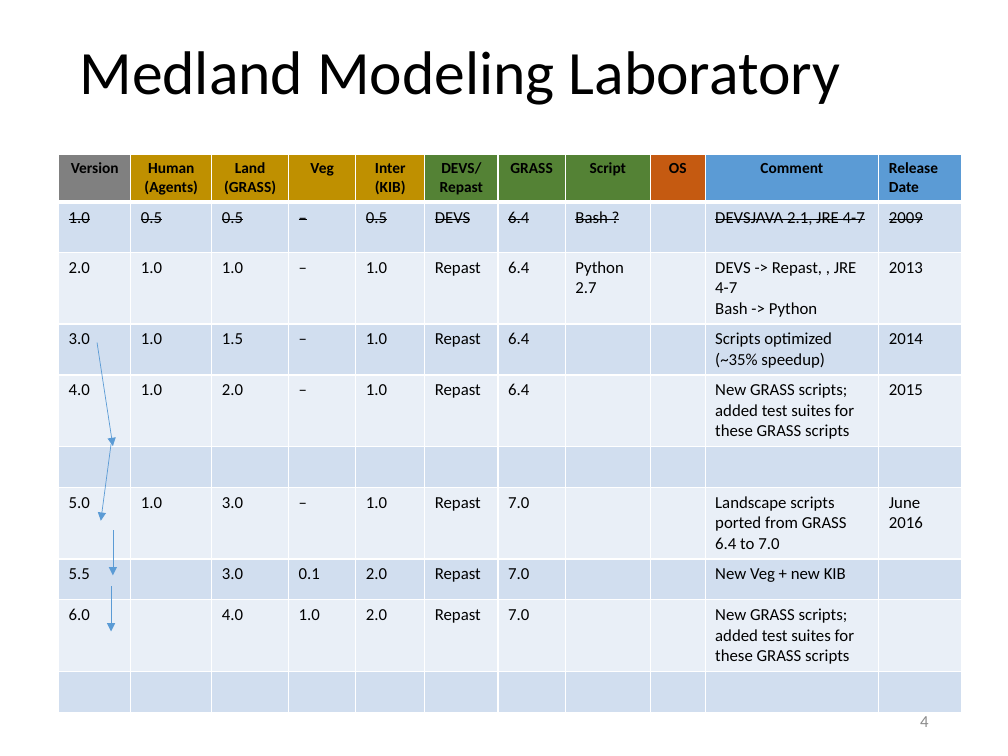
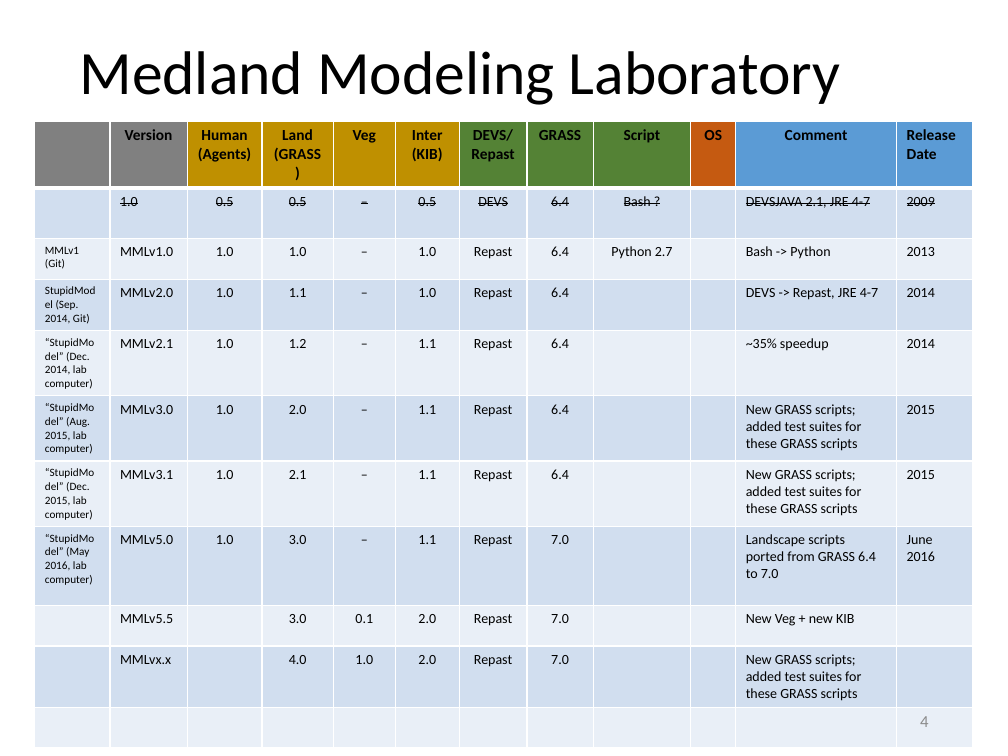
Before and after one commit to waboyd/MMLVersionChart, a slide deck: slide 4 of MDH.pptx. Drawn at 1008x756 pixels with LibreOffice and Linux fonts; fonts in the diff are those of the drawing. Boxes give left, top, right and bottom in pixels: in the first picture for what was removed or moved away, otherwise in the second. Text is boxed around its words. In the diff, an @@ line names an element or a change of style, - is before the commit and + after.

Commit message:
Add files via upload
This is the correct updated blueprint design for versioning MML

```diff
--- a/MDH.pptx
+++ b/MDH.pptx
@@ table at [35, 121, 976, 739] @@
-Version | Human (Agents) | Land / (GRASS) | Veg | Inter (KIB) | DEVS/ Repast | GRASS | Script | OS | Comment | Release / Date
-1.0 | 0.5 | 0.5 | – | 0.5 | DEVS | 6.4 | Bash ? |  | DEVSJAVA 2.1, JRE 4-7 | 2009
-2.0 | 1.0 | 1.0 | – | 1.0 | Repast | 6.4 | Python 2.7 |  | DEVS -> Repast, , JRE 4-7 / Bash -> Python | 2013
-3.0 | 1.0 | 1.5 | – | 1.0 | Repast | 6.4 |  |  | Scripts optimized (~35% speedup) | 2014
-4.0 | 1.0 | 2.0 | – | 1.0 | Repast | 6.4 |  |  | New GRASS scripts; added test suites for these GRASS scripts | 2015
- |  |  |  |  |  |  |  |  |  | 
-5.0 | 1.0 | 3.0 | – | 1.0 | Repast | 7.0 |  |  | Landscape scripts ported from GRASS 6.4 to 7.0 | June 2016
-5.5 |  | 3.0 | 0.1 | 2.0 | Repast | 7.0 |  |  | New Veg + new KIB | 
-6.0 |  | 4.0 | 1.0 | 2.0 | Repast | 7.0 |  |  | New GRASS scripts; added test suites for these GRASS scripts | 
- |  |  |  |  |  |  |  |  |  | 
+ | Version | Human (Agents) | Land / (GRASS) | Veg | Inter (KIB) | DEVS/ Repast | GRASS | Script | OS | Comment | Release / Date
+ | 1.0 | 0.5 | 0.5 | – | 0.5 | DEVS | 6.4 | Bash ? |  | DEVSJAVA 2.1, JRE 4-7 | 2009
+MMLv1 (Git) | MMLv1.0 | 1.0 | 1.0 | – | 1.0 | Repast | 6.4 | Python 2.7 |  | Bash -> Python | 2013
+StupidModel (Sep. 2014, Git) | MMLv2.0 | 1.0 | 1.1 | – | 1.0 | Repast | 6.4 |  |  | DEVS -> Repast, JRE 4-7 | 2014
+“StupidModel” (Dec. 2014, lab computer) | MMLv2.1 | 1.0 | 1.2 | – | 1.1 | Repast | 6.4 |  |  | ~35% speedup | 2014
+“StupidModel” (Aug. 2015, lab computer) | MMLv3.0 | 1.0 | 2.0 | – | 1.1 | Repast | 6.4 |  |  | New GRASS scripts; added test suites for these GRASS scripts | 2015
+“StupidModel” (Dec. 2015, lab computer) | MMLv3.1 | 1.0 | 2.1 | – | 1.1 | Repast | 6.4 |  |  | New GRASS scripts; added test suites for these GRASS scripts | 2015
+“StupidModel” (May 2016, lab computer) | MMLv5.0 | 1.0 | 3.0 | – | 1.1 | Repast | 7.0 |  |  | Landscape scripts ported from GRASS 6.4 to 7.0 | June 2016
+ | MMLv5.5 |  | 3.0 | 0.1 | 2.0 | Repast | 7.0 |  |  | New Veg + new KIB | 
+ | MMLvx.x |  | 4.0 | 1.0 | 2.0 | Repast | 7.0 |  |  | New GRASS scripts; added test suites for these GRASS scripts | 
+ |  |  |  |  |  |  |  |  |  |  | 
@@ table: place and size @@
-table at [58, 154, 961, 717]
+table at [35, 121, 976, 739]
@@ arrow removed from (97, 343) to (113, 447) @@
@@ arrow removed from (111, 445) to (101, 521) @@
@@ arrow removed from (113, 530) to (113, 576) @@
@@ arrow removed from (111, 587) to (111, 631) @@
```
Also in this commit, not shown: 4 other slides changed.
